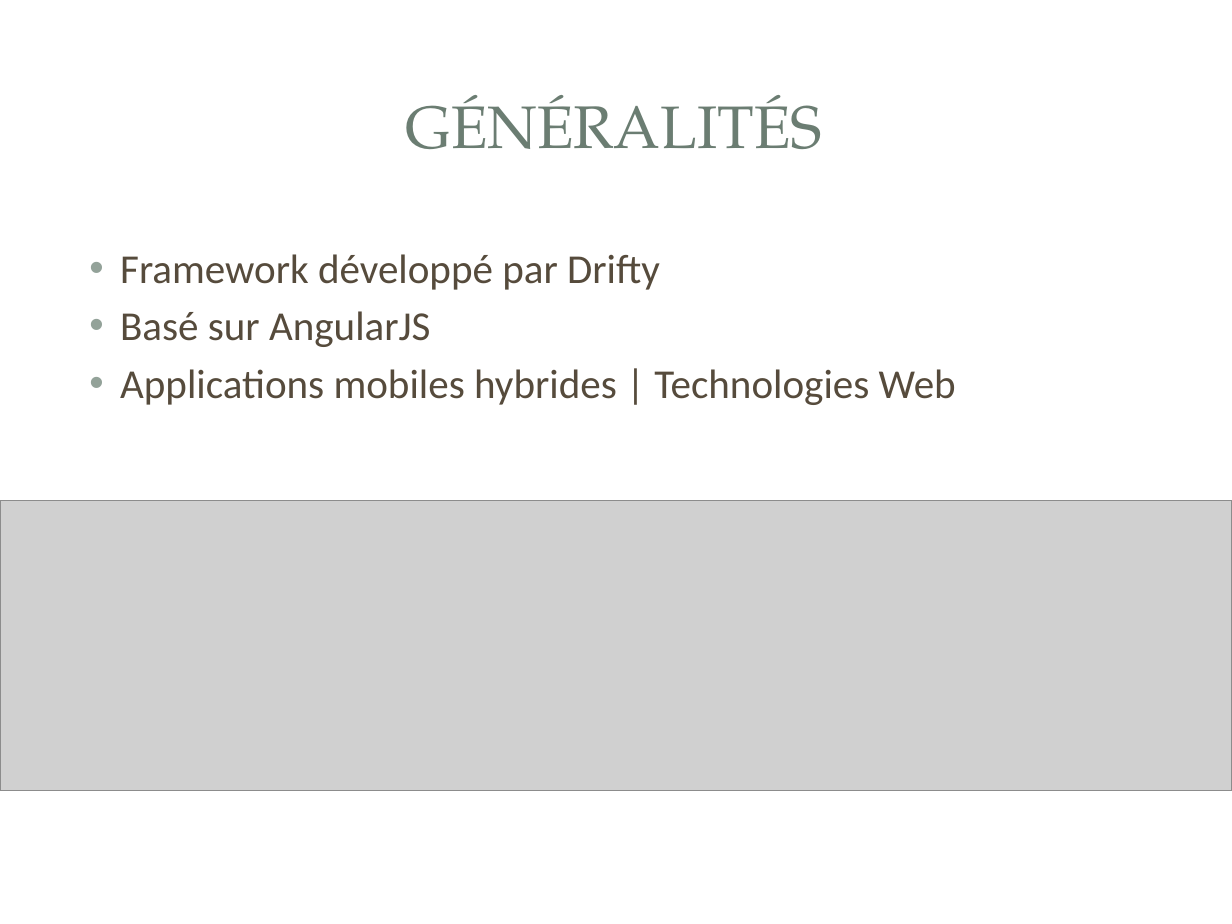
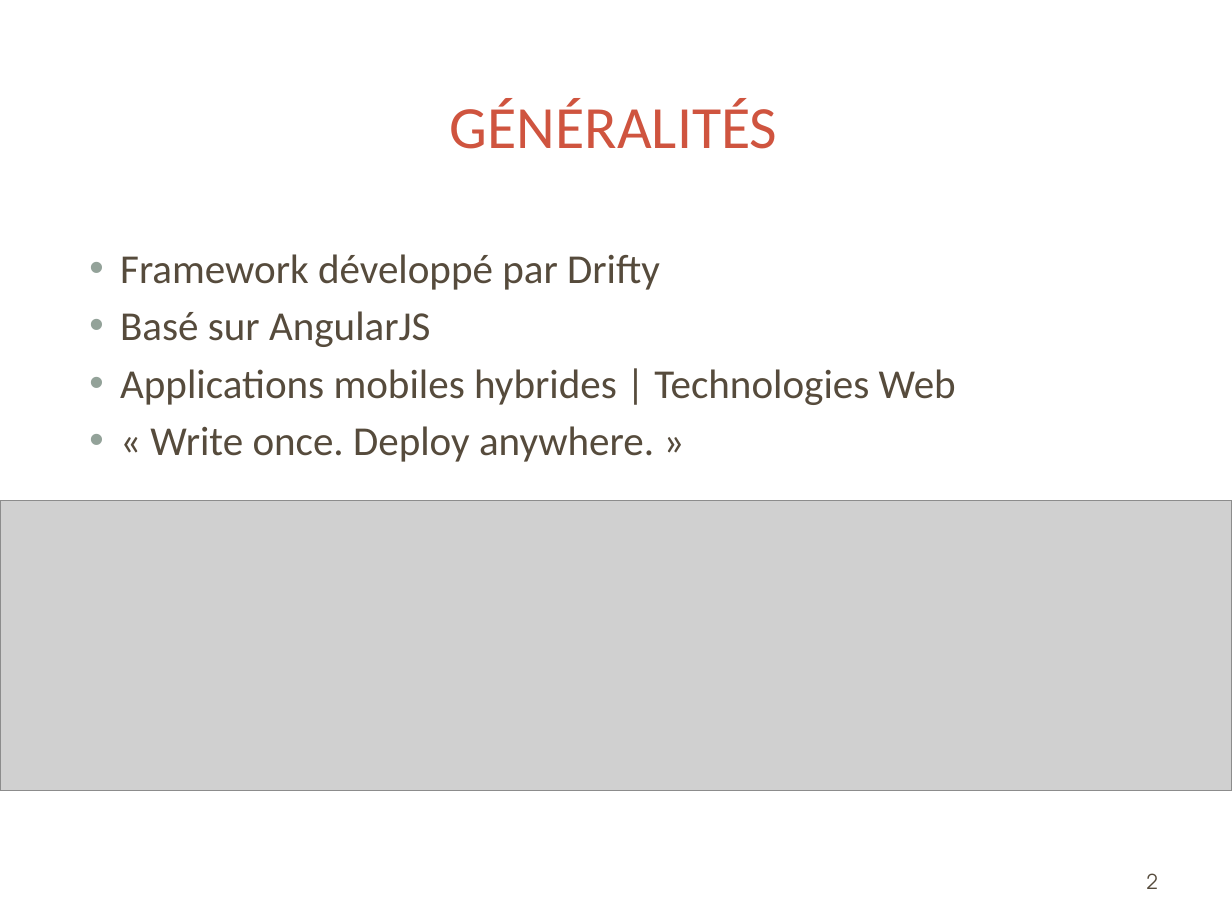
Before and after one commit to rikoste/ionicApp, a slide deck: slide 2 of presentation.pptx. Drawn at 1232x924 pixels with LibreOffice and Linux fonts; fonts in the diff are those of the drawing; grey boxes stand for pictures; background and template pictures are left out. Boxes give left, top, right and bottom in pixels: in the first picture for what was removed or moved away, otherwise in the second. Text is boxed around its words. In the diff, an @@ line names an element or a change of style, - is before the commit and + after.

```diff
--- a/presentation.pptx
+++ b/presentation.pptx
@@ title "GÉNÉRALITÉS" at box(450, 99, 778, 149): font TeX Gyre Pagella to Calibri, text colour #6B7D72 to #CF543F @@
@@ text at box(150, 426, 654, 462): paragraph added @@
+• « Write once. Deploy anywhere. »
@@ page number added at box(1147, 873, 1158, 889), 12 pt, text #564B3C @@
+2
```
Also in this commit, not shown: 7 other slides changed, 2 slides added, 1 slide removed.
